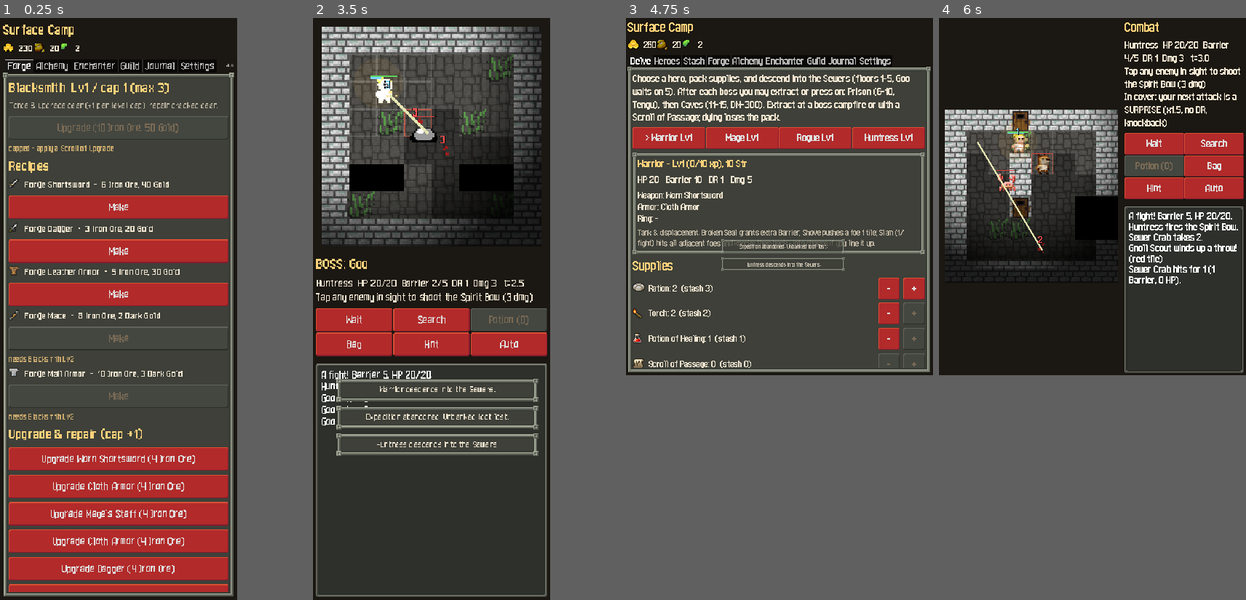
Above: before the commit, frames 1-4 (left to right).
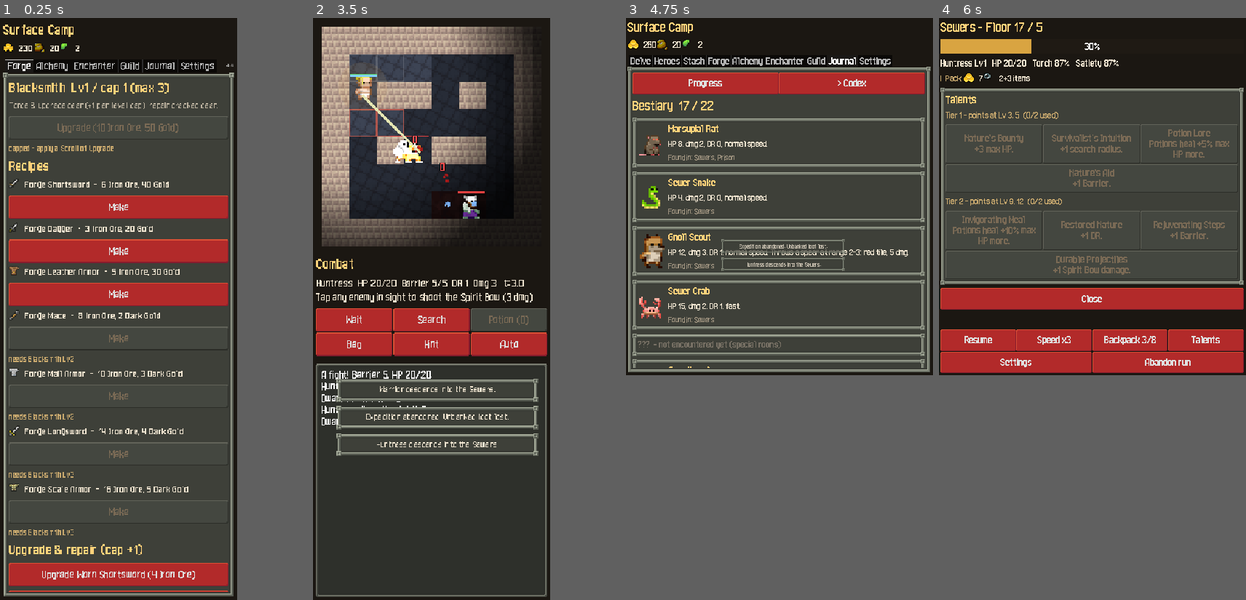
Above: after the commit, the same moments.

Repository: DaltonGoesFast/Idle-Pixel-Dungeon
Game: Godot game, scene res://tests/screenshots.tscn
Two runs of this game, one before a commit and one after it. Both use one fixed random seed, a clock stepped at 60 frames per second and the inputs below. This scene is started directly instead of the project's main scene.
Inputs (mouse positions are in pixels of both pictures, inside the frame that each line leads up to):
- Up to frame 1 (0.25 s): no input
- Up to frame 2 (3.5 s): click "> Progress" at 0.5 s; click "> Normal" at 1.25 s; click "Veteran's Intuition +1 search…" at 2 s; click "Search again" at 2.75 s
- Up to frame 3 (4.75 s): click "Wait" at 3.5 s; click (687, 122) at 4.25 s, where only the run before the commit has a clickable "Progress"
- Up to frame 4 (6 s): click (1028, 425) at 5 s, where only the run before the commit has a clickable "> Normal"; click (1104, 250) at 5.75 s, where only the run before the commit has a clickable "Wait"

The runs differ from the first frame. In frame 1, 15% of the frame differs, in the area x 2-75%, y 70-99%; in frame 2, 18%; in frame 3, 19%; in frame 4, 40%, in the area x 0-100%, y 0-61%.

Commit message:
v0.15.0: Dwarf City floors 16-20, King of Dwarves, tier-4 gear

Diff:
--- a/data/biomes.json
+++ b/data/biomes.json
@@ -343,6 +343,123 @@
     ]
    }
   ],
-  "water": "water2"
+  "water": "water2",
+  "next": "city"
+ },
+ "city": {
+  "name": "Dwarf City",
+  "floors": [
+   16,
+   20
+  ],
+  "str_gate": 15,
+  "tile": "tiles_city",
+  "music": "city_1",
+  "music_tracks": [
+   "city_1",
+   "city_2",
+   "city_3"
+  ],
+  "boss_music": "city_boss",
+  "boss": "dking",
+  "boss_floor": 20,
+  "boss_room": 3,
+  "traps": [
+   "worn_dart",
+   "gripping",
+   "teleport",
+   "poison_dart"
+  ],
+  "strength_potions_at": [
+   [
+    17,
+    50
+   ],
+   [
+    19,
+    50
+   ]
+  ],
+  "event_weights": {
+   "combat": 5,
+   "door": 2,
+   "special": 3
+  },
+  "patrol_yield_per_hour": {
+   "iron_ore": 8,
+   "dark_gold": 3,
+   "arcane_resin": 3,
+   "dew": 3,
+   "gold": 45
+  },
+  "patrol_curio_every_hours": 2,
+  "secret_cache": {
+   "gold": 40,
+   "dark_gold": 3,
+   "iron_key": 1
+  },
+  "encounter_sets": [
+   {
+    "min_floor": 16,
+    "mobs": [
+     "ghoul"
+    ]
+   },
+   {
+    "min_floor": 16,
+    "mobs": [
+     "monk"
+    ]
+   },
+   {
+    "min_floor": 16,
+    "mobs": [
+     "warlock",
+     "ghoul"
+    ]
+   },
+   {
+    "min_floor": 17,
+    "mobs": [
+     "golem"
+    ]
+   },
+   {
+    "min_floor": 17,
+    "mobs": [
+     "monk",
+     "monk"
+    ]
+   },
+   {
+    "min_floor": 18,
+    "mobs": [
+     "warlock",
+     "monk"
+    ]
+   },
+   {
+    "min_floor": 18,
+    "mobs": [
+     "ghoul",
+     "ghoul"
+    ]
+   },
+   {
+    "min_floor": 19,
+    "mobs": [
+     "golem",
+     "warlock"
+    ]
+   },
+   {
+    "min_floor": 19,
+    "mobs": [
+     "ghoul",
+     "monk"
+    ]
+   }
+  ],
+  "water": "water3"
  }
 }
--- a/data/events.json
+++ b/data/events.json
@@ -28,7 +28,8 @@
    "biomes": [
     "caves",
     "prison",
-    "sewers"
+    "sewers",
+    "city"
    ]
   },
   {
@@ -52,7 +53,8 @@
    "biomes": [
     "caves",
     "prison",
-    "sewers"
+    "sewers",
+    "city"
    ]
   },
   {
@@ -82,14 +84,16 @@
    "biomes": [
     "caves",
     "prison",
-    "sewers"
+    "sewers",
+    "city"
    ]
   },
   {
    "id": "cells",
    "biomes": [
     "caves",
-    "prison"
+    "prison",
+    "city"
    ],
    "a": {
     "text": "Door A: Rattling bones",
@@ -120,7 +124,8 @@
    "id": "workshop",
    "biomes": [
     "caves",
-    "prison"
+    "prison",
+    "city"
    ],
    "a": {
     "text": "Door A: Humming machinery",
@@ -141,7 +146,8 @@
   {
    "id": "den",
    "biomes": [
-    "caves"
+    "caves",
+    "city"
    ],
    "a": {
     "text": "Door A: Leathery wings flapping",
@@ -200,7 +206,8 @@
    "biomes": [
     "caves",
     "prison",
-    "sewers"
+    "sewers",
+    "city"
    ]
   },
   {
@@ -225,7 +232,8 @@
    "biomes": [
     "caves",
     "prison",
-    "sewers"
+    "sewers",
+    "city"
    ]
   },
   {
@@ -249,7 +257,8 @@
    "biomes": [
     "caves",
     "prison",
-    "sewers"
+    "sewers",
+    "city"
    ]
   },
   {
@@ -283,7 +292,8 @@
    "biomes": [
     "caves",
     "prison",
-    "sewers"
+    "sewers",
+    "city"
    ]
   },
   {
@@ -302,7 +312,8 @@
    "biomes": [
     "caves",
     "prison",
-    "sewers"
+    "sewers",
+    "city"
    ]
   },
   {
@@ -310,7 +321,8 @@
    "biomes": [
     "caves",
     "prison",
-    "sewers"
+    "sewers",
+    "city"
    ],
    "title": "Trapped Corridor",
    "text": "Pressure plates line the floor. Something valuable glints at the far end.",
@@ -354,7 +366,8 @@
    "biomes": [
     "caves",
     "prison",
-    "sewers"
+    "sewers",
+    "city"
    ],
    "title": "Suspicious Wall",
    "text": "A draft whistles through a crack in the stonework. A hidden door?",
@@ -379,7 +392,8 @@
    "id": "cell_block",
    "biomes": [
     "caves",
-    "prison"
+    "prison",
+    "city"
    ],
    "title": "Locked Cell",
    "text": "A prisoner's belongings lie in a locked cell.",
@@ -413,7 +427,8 @@
    "id": "armory",
    "biomes": [
     "caves",
-    "prison"
+    "prison",
+    "city"
    ],
    "title": "Guard Armory",
    "text": "An abandoned weapons rack. Most of it has rusted away.",
@@ -433,7 +448,8 @@
   {
    "id": "crystal_vein",
    "biomes": [
-    "caves"
+    "caves",
+    "city"
    ],
    "title": "Crystal Vein",
    "text": "Dark Gold glitters in a crumbling wall. Mining it will take time - and light.",
--- a/data/icons.json
+++ b/data/icons.json
@@ -46,5 +46,7 @@
  "WAND_HOLDER": 4,
  "SPIRIT_BOW": 144,
  "ARTIFACT_CLOAK": 240,
- "WAND_LIGHTNING": 211
+ "WAND_LIGHTNING": 211,
+ "LONGSWORD": 120,
+ "ARMOR_SCALE": 179
 }
--- a/data/items.json
+++ b/data/items.json
@@ -208,5 +208,24 @@
   "unknown_name": "Birch Wand",
   "icon": "WAND_LIGHTNING",
   "spd": "dmg 5-10"
+ },
+ "longsword": {
+  "name": "Longsword",
+  "type": "weapon",
+  "tier": 4,
+  "dmg": 16,
+  "delay": 1.0,
+  "str": 16,
+  "icon": "LONGSWORD",
+  "spd": "tier 4, 5-25 (avg 15)"
+ },
+ "scale_armor": {
+  "name": "Scale Armor",
+  "type": "armor",
+  "tier": 4,
+  "dr": 4,
+  "barrier": 4,
+  "str": 16,
+  "icon": "ARMOR_SCALE"
  }
 }
--- a/data/mobs.json
+++ b/data/mobs.json
@@ -214,7 +214,7 @@
  "shaman": {
   "name": "Gnoll Shaman",
   "ht": 26,
-  "dmg": 6,
+  "dmg": 7,
   "dr": 3,
   "delay": 1.0,
   "exp": 8,
@@ -223,7 +223,7 @@
   "fw": 12,
   "fh": 15,
   "ability": "zap",
-  "zap_dmg": 6,
+  "zap_dmg": 7,
   "zap_cooldown": 2,
   "zap_magic": true,
   "spd": "HT 35, dmg 5-10, DR 0-6; magic bolt 6-15",
@@ -232,7 +232,7 @@
  "spinner": {
   "name": "Cave Spinner",
   "ht": 32,
-  "dmg": 7,
+  "dmg": 8,
   "dr": 3,
   "delay": 1.0,
   "exp": 9,
@@ -263,6 +263,102 @@
   "gas_dmg": 3,
   "gas_poison": 4,
   "spd": "HT 300, dmg 15-25, DR 0-10; rockfall, toxic vents, supercharge with pylons",
-  "tuned": "HT 140, dmg 8, DR 4 (+2 supercharged below half HP). Every 3 actions (2 supercharged) alternates rockfall (+ shape on you, 2-tick fuse, 10) and a toxic gas line (1 tick, 3 + 4 poison). No pylons."
+  "tuned": "HT 160, dmg 8, DR 4 (+2 supercharged below half HP). Every 3 actions (2 supercharged) alternates rockfall (+ shape on you, 2-tick fuse, 10) and a toxic gas line (1 tick, 3 + 4 poison). No pylons."
+ },
+ "ghoul": {
+  "name": "Dwarven Ghoul",
+  "ht": 40,
+  "dmg": 9,
+  "dr": 4,
+  "delay": 1.0,
+  "exp": 10,
+  "loot": 8,
+  "sprite": "ghoul",
+  "fw": 12,
+  "fh": 14,
+  "revive": true,
+  "spd": "HT 45, dmg 16-22, DR 0-4; rises again unless all ghouls die",
+  "tuned": "HT 40, dmg 9; the first time it dies it gets back up with half HP after 2 ticks (red tile on its corpse)"
+ },
+ "warlock": {
+  "name": "Dwarf Warlock",
+  "ht": 34,
+  "dmg": 7,
+  "dr": 3,
+  "delay": 1.0,
+  "exp": 10,
+  "loot": 9,
+  "sprite": "warlock",
+  "fw": 12,
+  "fh": 15,
+  "ability": "zap",
+  "zap_dmg": 9,
+  "zap_cooldown": 2,
+  "zap_magic": true,
+  "spd": "HT 70, dmg 12-18, DR 0-8; shadow bolt 12-18 + weakness",
+  "tuned": "HT 34; shadow bolt = 1-tick red tile, 9 dmg ignoring DR, every 2 actions"
+ },
+ "monk": {
+  "name": "Dwarf Monk",
+  "ht": 34,
+  "dmg": 5,
+  "dr": 3,
+  "delay": 0.5,
+  "exp": 10,
+  "loot": 8,
+  "sprite": "monk",
+  "fw": 15,
+  "fh": 14,
+  "spd": "HT 70, dmg 12-25, fast attacks, DR 0-2; disarms",
+  "tuned": "HT 34, dmg 5, acts twice per tick"
+ },
+ "golem": {
+  "name": "Golem",
+  "ht": 75,
+  "dmg": 15,
+  "dr": 7,
+  "delay": 1.5,
+  "exp": 14,
+  "loot": 12,
+  "sprite": "golem",
+  "fw": 17,
+  "fh": 19,
+  "spd": "HT 120, dmg 25-30, DR 0-12; slow",
+  "tuned": "HT 75, dmg 15, DR 7, acts every 1.5 ticks"
+ },
+ "dking": {
+  "name": "King of Dwarves",
+  "ht": 150,
+  "dmg": 8,
+  "dr": 5,
+  "delay": 1.0,
+  "exp": 40,
+  "loot": 150,
+  "sprite": "king",
+  "fw": 16,
+  "fh": 16,
+  "boss": true,
+  "ability": "dking",
+  "ability_every": 3,
+  "ability_every_super": 2,
+  "summon": "ghoul_minion",
+  "summon_n": 2,
+  "blast_dmg": 8,
+  "spd": "HT 300, dmg 15-25, DR 0-10; summons, lifelinks, 3 phases",
+  "tuned": "HT 150, dmg 8, DR 5. Every 3 actions (2 when enraged below half HP, +3 dmg) alternates: marks up to 2 tiles where Risen Dwarves appear in 2 ticks (4 dmg if you stand there; only when none are left) and a shadow blast (3x3 on you, 2 ticks, 8 ignoring DR). No phases/lifelink."
+ },
+ "ghoul_minion": {
+  "name": "Risen Dwarf",
+  "ht": 18,
+  "dmg": 6,
+  "dr": 2,
+  "delay": 1.0,
+  "exp": 2,
+  "loot": 0,
+  "sprite": "ghoul",
+  "fw": 12,
+  "fh": 14,
+  "spd": "summon",
+  "tuned": "weak summon of the Dwarf King"
  }
 }
--- a/data/recipes.json
+++ b/data/recipes.json
@@ -50,6 +50,26 @@
     "dark_gold": 3
    },
    "min_level": 2
+  },
+  {
+   "id": "forge_longsword",
+   "name": "Forge Longsword",
+   "out": "longsword",
+   "cost": {
+    "iron_ore": 14,
+    "dark_gold": 4
+   },
+   "min_level": 3
+  },
+  {
+   "id": "forge_scale",
+   "name": "Forge Scale Armor",
+   "out": "scale_armor",
+   "cost": {
+    "iron_ore": 16,
+    "dark_gold": 5
+   },
+   "min_level": 3
   }
  ],
  "alchemy": [
--- a/data/rooms.json
+++ b/data/rooms.json
@@ -102,6 +102,16 @@
    "#...~~.#",
    "#......#",
    "########"
+  ],
+  [
+   "########",
+   "#H.....#",
+   "#.#..#.#",
+   "#......#",
+   "#..B...#",
+   "#.#..#.#",
+   "#......#",
+   "########"
   ]
  ],
  "biome_rooms": {
@@ -188,6 +198,48 @@
     "#2.#.3.#",
     "########"
    ]
+  ],
+  "city": [
+   [
+    "########",
+    "#H..+..#",
+    "#...#..#",
+    "#...#.1#",
+    "##+##..#",
+    "#......#",
+    "#.2..\"\"#",
+    "########"
+   ],
+   [
+    "########",
+    "#H.....#",
+    "#.##.#.#",
+    "#......#",
+    "#.#.##.#",
+    "#..1...#",
+    "#...~~2#",
+    "########"
+   ],
+   [
+    "###+####",
+    "#H.....#",
+    "#..\"\"..#",
+    "#.#..#.#",
+    "#..1...#",
+    "#.#..#.#",
+    "#..^.2.#",
+    "########"
+   ],
+   [
+    "########",
+    "#H~~...#",
+    "#.~~.1.#",
+    "#......#",
+    "##.##..#",
+    "#...?..#",
+    "#.2....#",
+    "########"
+   ]
   ]
  }
 }
--- a/scripts/core/codex.gd
+++ b/scripts/core/codex.gd
@@ -12,8 +12,10 @@
 		"zap": return "Zaps at range 2-4: red tile, %d dmg, every %d actions." % [m.zap_dmg, m.zap_cooldown]
 		"chain": return "Once per fight, chains you from 2-3 tiles away and drags you next to it."
 		"tengu": return "Throws shurikens (red tile, %d dmg) and teleports away every %d HP lost. Below half HP lobs 3x3 bombs (2-tick fuse, %d dmg)." % [m.throw_dmg, m.blink_every, m.bomb_dmg]
+		"dking": return "Every %d actions (%d when enraged below half HP, +3 dmg) alternates raising the dead (2 marked tiles, Risen Dwarves appear in 2 ticks, only when none are left) and a shadow blast (3x3 on you, 2-tick fuse, %d ignoring DR). His dwarves crumble when he dies." % [int(m.ability_every), int(m.ability_every_super), int(m.blast_dmg)]
 		"dm300": return "Every %d actions (%d when supercharged below half HP, +2 DR) alternates rockfall (+ shape on you, 2-tick fuse, %d dmg) and a toxic gas line (1 tick, %d + %d poison)." % [int(m.ability_every), int(m.ability_every_super), int(m.rock_dmg), int(m.gas_dmg), int(m.gas_poison)]
 	var extra := []
+	if m.get("revive", false): extra.append("Rises again once with half HP, 2 ticks after dying - unless it was the last enemy standing.")
 	if m.has("drain"): extra.append("Heals %d when its bite gets through." % int(m.drain))
 	if m.has("bite_poison"): extra.append("Venomous bite: +%d poison." % int(m.bite_poison))
 	if m.has("enraged_dmg") and m.get("ability", "") == "": extra.append("Enrages below half HP: %d dmg." % int(m.enraged_dmg))
--- a/scripts/core/combat.gd
+++ b/scripts/core/combat.gd
@@ -353,7 +353,16 @@
 		_log("%s dies. +%d gold" % [m.name, l])
 		_ev({"t": "die", "uid": m.uid, "pos": m.pos})
 	danger = danger.filter(func(d): return d.uid != m.uid)
-	if m.get("boss", false): boss_killed = true
+	if m.get("boss", false):
+		boss_killed = true
+		# the King's risen dwarves crumble with him
+		for e in enemies():
+			if e.get("summoned", false):
+				e.hp = 0; _log("%s crumbles to dust." % e.name); _ev({"t": "die", "uid": e.uid, "pos": e.pos})
+	# Dwarven Ghoul: rises again (once) 2 ticks later unless it was the last enemy standing (SPD rule)
+	if m.get("revive", false) and not m.get("revived", false) and not chasm and not enemies().is_empty():
+		danger.append({"pos": m.pos, "dmg": 3, "at": time + 2.0, "src": "Rising ghoul", "uid": -m.uid, "spawn": m.id, "spawn_hp": 0.5})
+		_log("%s twitches... it will rise again in 2 ticks! (red tile)" % m.name); _ev({"t": "telegraph", "uid": m.uid})
 	if hero.get("perk", "") == "soul_heal" and hero.hp > 0:
 		var hl := mini(int(hero.ht) - int(hero.hp), maxi(2, int(int(m.ht) * 0.2)))
 		if hl > 0:
@@ -582,6 +591,14 @@
 				var u = unit_at(d.pos)
 				if u != null and u != hero: _trap_hit(u, int(d.dmg))
 			if over: return
+			if d.has("spawn") and not over:
+				var sp: Vector2i = d.pos if unit_at(d.pos) == null else _free_tile_near(d.pos)
+				if sp.x >= 0 and unit_at(sp) == null:
+					var nm := spawn(String(d.spawn), sp)
+					if d.has("spawn_hp"): nm.hp = maxi(1, int(int(nm.ht) * float(d.spawn_hp))); nm.revived = true
+					if d.get("summoned", false): nm.summoned = true
+					nm.next = time + float(nm.delay)
+					_log("%s rises!" % nm.name); _ev({"t": "spawn", "uid": nm.uid, "pos": sp})
 	# a mob that finished charging stops charging
 	for m in enemies():
 		if m.charging and danger.filter(func(d): return d.uid == m.uid).is_empty(): m.charging = false
@@ -628,6 +645,8 @@
 			if _tengu_act(m): return
 		"dm300":
 			if _dm300_act(m): return
+		"dking":
+			if _dking_act(m): return
 		"pump":
 			var every := int(m.pump_every)
 			if int(m.hp) * 2 <= int(m.ht) and m.has("pump_every_enraged"): every = int(m.pump_every_enraged)
@@ -726,6 +745,39 @@
 	_ev({"t": "telegraph", "uid": m.uid})
 	return true
 
+## King of Dwarves: every few actions alternates
+##  raise the dead - marks 2 free tiles near the hero; 2 ticks later Risen Dwarves appear there (4 dmg if you stand on one);
+##  shadow blast - 3x3 on the hero, 2 ticks (one step can't clear a 3x3 in 1), blast_dmg ignoring DR.
+## Below half HP he ENRAGES once (+3 dmg, abilities every `ability_every_super`). Minions die with him.
+func _dking_act(m: Dictionary) -> bool:
+	if hidden(): return false
+	var enr := int(m.hp) * 2 <= int(m.ht)
+	if enr and not m.get("enraged", false):
+		m.enraged = true; m.dmg = int(m.dmg) + 3
+		_log("The King of Dwarves roars in fury! (+3 dmg, abilities come faster)"); _ev({"t": "sfx", "name": "chargeup"}); _ev({"t": "telegraph", "uid": m.uid})
+	m.abil = int(m.get("abil", 0)) + 1
+	if m.abil < int(m.ability_every_super if enr else m.ability_every): return false
+	m.abil = 0
+	m.abil_n = int(m.get("abil_n", 0)) + 1
+	if m.abil_n % 2 == 1 and enemies().filter(func(e): return e.get("summoned", false)).is_empty():
+		var spots := []
+		for d in DIRS + [Vector2i(2, 0), Vector2i(-2, 0), Vector2i(0, 2), Vector2i(0, -2)]:
+			var q: Vector2i = hero.pos + d
+			if spots.size() >= int(m.summon_n): break
+			if passable(q) and unit_at(q) == null and not is_danger(q): spots.append(q)
+		for q in spots:
+			danger.append({"pos": q, "dmg": 4, "at": m.next + 2.0, "src": "Rising dead", "uid": m.uid, "spawn": m.summon, "summoned": true})
+		_log("The King raises the dead! Dwarves will rise in 2 ticks (red tiles)."); _ev({"t": "sfx", "name": "bones"})
+	else:
+		for y in range(-1, 2):
+			for x in range(-1, 2):
+				var q: Vector2i = hero.pos + Vector2i(x, y)
+				if tile(q) != T.WALL:
+					danger.append({"pos": q, "dmg": int(m.blast_dmg), "at": m.next + 2.0, "src": "Shadow blast", "uid": m.uid, "pierce": true})
+		_log("The King gathers shadow around you! (3x3 red tiles, 2 ticks - get out!)"); _ev({"t": "sfx", "name": "zap"})
+	_ev({"t": "telegraph", "uid": m.uid})
+	return true
+
 ## Called after Tengu takes damage: every `blink_every` HP lost it teleports to the far side of the arena.
 func _tengu_hurt(m: Dictionary) -> void:
 	var lost := int(m.ht) - int(m.hp)
--- a/scripts/core/combat_bot.gd
+++ b/scripts/core/combat_bot.gd
@@ -21,6 +21,20 @@
 			if c.surprise_ready() == false and (c.tile(p) == Combat.T.GRASS or c.tile(p) == Combat.T.DOOR): score += 1
 			if score > best_score: best_score = score; best = p
 		if best != null: return {"act": "tap", "pos": best, "mode": "", "why": "dodge the red tiles"}
+		# big areas (3x3 shadow blast): no safe tile one step away - head for the nearest safe one
+		var safe := []
+		for y in Combat.SIZE:
+			for x in Combat.SIZE:
+				var q := Vector2i(x, y)
+				if c.passable(q) and c.unit_at(q) == null and not c.is_danger(q) and not c.visible_trap(q): safe.append(q)
+		var best_d := 99
+		for d in Combat.DIRS:
+			var p: Vector2i = h.pos + d
+			if not c.passable(p) or c.unit_at(p) != null or c.visible_trap(p): continue
+			for q in safe:
+				var dq := Combat.cheb(p, q)
+				if dq < best_d: best_d = dq; best = p
+		if best != null: return {"act": "tap", "pos": best, "mode": "", "why": "run out of the red area"}
 	# 1b. vs slammers (Goo): never get cornered - keep a tile 2+ away from it reachable in one step
 	for e in es:
 		if e.get("ability", "") == "pump" and Combat.cheb(e.pos, h.pos) <= 2 and _escapes(c, h.pos, e.pos) == 0:
--- a/scripts/ui/camp_screen.gd
+++ b/scripts/ui/camp_screen.gd
@@ -54,7 +54,7 @@
 # ------------------------------------------------------------ Delve (loadout & start)
 func _page_delve() -> void:
 	var v := _p("Delve")
-	v.add_child(UIKit.label("Choose a hero, pack supplies, and  …(107 unchanged characters)… 6-10, Tengu), then Caves (11-15, DM-300). Extract at a boss campfire or with a Scroll of Passage; dying loses the pack."))
+	v.add_child(UIKit.label("Choose a hero, pack supplies, and  …(107 unchanged characters)… 6-10, Tengu), then Caves (11-15, DM-300), then the Dwarf City (16-20, King of Dwarves). Extract at a boss campfire or with a Scroll of Passage; dying loses the pack."))
 	var hb := HFlowContainer.new(); v.add_child(hb)
 	for c in GameState.heroes:
 		var h: Dictionary = GameState.heroes[c]
--- a/tests/run_tests.gd
+++ b/tests/run_tests.gd
@@ -24,6 +24,7 @@
 	test_caves(gs)
 	test_fullrun(gs)
 	test_cavesrun(gs)
+	test_city(gs)
 	test_delve(gs)
 	test_camp(gs)
 	test_save(gs, ss)
@@ -298,6 +299,58 @@
 	sp.hero.barrier = 0; sp.hero.dr = 0; sp.hero_wait(); sp.hero_wait()
 	check(int(sp.hero.poison) > 0, "Cave Spinner bite poisons")
 
+func test_city(gs) -> void:
+	print("[city] Lv14 Warrior, Str 16, Longsword+1 / Scale+1 (GDD City: 16-17 Str, tier 4) vs every City fight")
+	gs.new_game()
+	var w: Dictionary = gs.heroes.warrior
+	w.level = 14; w.str = 16; w.weapon = gs.add_gear("longsword", true, 1); w.armor = gs.add_gear("scale_armor", true, 1)
+	var hs := warrior(gs)
+	var b: Dictionary = DB.biomes.city
+	var wins := 0; var total := 0; var worst := 999
+	for set in b.encounter_sets:
+		for room in DB.rooms + DB.biome_rooms.city:
+			var c := Combat.new(); c.setup(room, hs, hs.ht, set.mobs, false, b.traps)
+			var r := CombatBot.play(c)
+			total += 1
+			if r.won: wins += 1; worst = mini(worst, r.hp)
+	print("  warrior Lv14: %d/%d wins, lowest end HP %d/%d" % [wins, total, worst, hs.ht])
+	check(wins >= total * 0.9, "Lv14 tier-4 Warrior wins >= 90% of City fights")
+	var kc := Combat.new(); kc.setup(DB.boss_rooms[b.boss_room], hs, hs.ht, ["dking"], false, b.traps)
+	var kr := CombatBot.play(kc, 3, gs.potion_heal("warrior"))
+	print("  King of Dwarves vs Lv14 Warrior + 3 potions: won=%s hp=%d turns=%d king=%d" % [kr.won, kr.hp, kr.turns, kc.units.filter(func(u): return u.get("boss", false))[0].hp])
+	if OS.has_environment("SIM_DEBUG"): print("    ", "\n    ".join(kc.log_lines.slice(-40)))
+	check(kr.won, "the King of Dwarves is beatable by a Lv14 tier-4 Warrior with 3 potions")
+	var d := Combat.new(); d.setup(DB.boss_rooms[b.boss_room], hs, 999, ["dking"])
+	var k = d.enemies()[0]
+	var spawned := false; var blasted := false
+	for i in 14:
+		d.hero_wait()
+		if d.danger.any(func(z): return z.has("spawn")): spawned = true
+		if d.danger.any(func(z): return z.get("src", "") == "Shadow blast"): blasted = true
+	check(spawned and blasted, "the King telegraphs both raise-dead and shadow blast")
+	check(d.enemies().any(func(e): return e.get("summoned", false)), "Risen Dwarves appear after the telegraph")
+	k.hp = 1; d.hit_mob(k, 999, false, true)
+	check(d.over and d.won, "minions crumble when the King dies")
+	for cls in ["warrior", "huntress"]:
+		var cw := 0; var ends := []
+		for seed in 6:
+			gs.new_game()
+			for cc in gs.heroes: gs.heroes[cc].unlocked = true
+			gs.add_mat("potion_healing", 3); gs.add_mat("ration", 8); gs.add_mat("torch", 9); gs.facilities.alchemy.level = 4
+			var hh: Dictionary = gs.heroes[cls]
+			hh.level = 12; hh.str = 16; hh.mask = true; hh.subclass = DB.heroes[cls].subclasses.keys()[0]
+			hh.armor = gs.add_gear("scale_armor", true, 1); hh.weapon = gs.add_gear("longsword", true, 1)
+			var rr := RunSim.play(gs, cls, {"ration": 8, "torch": 9, "potion_healing": 5}, 5000 + seed, true, "city")
+			if rr.result == "extract" and rr.biome == "city": cw += 1
+			else: ends.append("f%d L%d" % [rr.floor, rr.level])
+		print("  [cityrun] %s Lv12 tier-4 + subclass, floors 1-20 in one run: cleared City %d/6, ended at %s" % [cls, cw, ends])
+	var g := Combat.new(); g.setup(DB.rooms[0], hs, 999, ["ghoul", "golem"])
+	var gh = g.enemies()[0]
+	g.hit_mob(gh, 999, false, true)
+	check(g.danger.any(func(z): return z.get("spawn", "") == "ghoul"), "a Ghoul marks its corpse to rise again")
+	for i in 3: g.hero_wait()
+	check(g.enemies().any(func(e): return e.id == "ghoul" and e.get("revived", false)), "the Ghoul rises with half HP")
+
 ## The kit a player can forge after a couple of Sewers clears (see docs/BALANCE.md "Prison readiness").
 func _kit_tier2(gs, cls: String) -> void:
 	var h: Dictionary = gs.heroes[cls]
@@ -376,7 +429,7 @@
 			h.armor = gs.add_gear("mail_armor", true, 1)
 			if cls in ["warrior", "huntress"]: h.weapon = gs.add_gear("mace", true, 1)
 			elif cls == "rogue": h.weapon = gs.add_gear("dagger", true, 3)
-			var r := RunSim.play(gs, cls, {"ration": 8, "torch": 9, "potion_healing": 5}, 3000 + seed, true)
+			var r := RunSim.play(gs, cls, {"ration": 8, "torch": 9, "potion_healing": 5}, 3000 + seed, true, "caves")
 			if r.result == "extract" and r.biome == "caves": wins += 1
 			else: ends.append("f%d L%d" % [r.floor, r.level])
 		print("  %s %s: cleared Caves %d/10, ended at %s" % [cls, cs[1], wins, ends])
--- a/tests/screenshots.gd
+++ b/tests/screenshots.gd
@@ -73,6 +73,13 @@
 		plan.append([sz, "dm300", func():
 			main.start_combat({"kind": "combat", "boss": true, "room": DB.boss_rooms[2], "mobs": ["dm300"]}, func(_r): pass)
 			for i in 4: main.screen._do_bot()])
+		plan.append([sz, "city", func():
+			GameState.run.biome = "city"; GameState.run.floor = 17
+			main.start_combat({"kind": "combat", "room": DB.biome_rooms.city[1], "mobs": ["ghoul", "warlock", "monk"]}, func(_r): pass)
+			for i in 3: main.screen._do_bot()])
+		plan.append([sz, "dking", func():
+			main.start_combat({"kind": "combat", "boss": true, "room": DB.boss_rooms[3], "mobs": ["dking"]}, func(_r): pass)
+			for i in 5: main.screen._do_bot()])
 		plan.append([sz, "boss", func():
 			GameState.run.biome = "sewers"
 			main.start_combat({"kind": "combat", "boss": true, "room": DB.boss_rooms[0], "mobs": ["goo"]}, func(_r): pass)
--- a/tests/ui_smoke.gd
+++ b/tests/ui_smoke.gd
@@ -118,9 +118,21 @@
 					Delve.continue_deeper(GameState); s.pending = {}; main.play_floor_music()
 					_check(GameState.run.biome == "caves" and int(GameState.run.floor) == 11, "continue enters Caves floor 11")
 					GameState.run.floor = 14; Delve.descend(GameState); s._show_card()
+				elif GameState.run.biome == "caves":
+					print("  DM-300 defeated through the UI, continuing into the Dwarf City")
+					s._show_card()
+					_check(Delve.next_biome(GameState.run) == "city", "DM-300 campfire offers the City")
+					Delve.continue_deeper(GameState); s.pending = {}; main.play_floor_music()
+					_check(GameState.run.biome == "city" and int(GameState.run.floor) == 16, "continue enters City floor 16")
+					var hh: Dictionary = GameState.heroes[GameState.run.hero]
+					hh.level = 14; hh.str = 16
+					hh.weapon = GameState.add_gear("longsword", true, 2); hh.armor = GameState.add_gear("scale_armor", true, 2)
+					GameState.run.hp = GameState.hero_stats(GameState.run.hero).ht
+					GameState.run.supplies.potion_healing = 4
+					GameState.run.floor = 19; Delve.descend(GameState); s._show_card()
 				else:
-					_check(GameState.run.biome == "caves", "campfire reached after DM-300")
-					print("  DM-300 defeated through the UI, extracting")
+					_check(GameState.run.biome == "city", "campfire reached after the King of Dwarves")
+					print("  King of Dwarves defeated through the UI, extracting")
 					var hc: String = GameState.run.hero
 					GameState.end_run("extract"); main.show_camp()
 					main.screen.rebuild()
Not shown, added: assets/music/city_1.ogg.import
Not shown, added: assets/music/city_2.ogg.import
Not shown, added: assets/music/city_3.ogg.import
Not shown, added: assets/music/city_boss.ogg.import
Binary file added: assets/sprites/ghoul.png
Not shown, added: assets/sprites/ghoul.png.import
Binary file added: assets/sprites/golem.png
Not shown, added: assets/sprites/golem.png.import
Binary file added: assets/sprites/king.png
Not shown, added: assets/sprites/king.png.import
Binary file added: assets/sprites/monk.png
Not shown, added: assets/sprites/monk.png.import
(and 16 more such lines)
